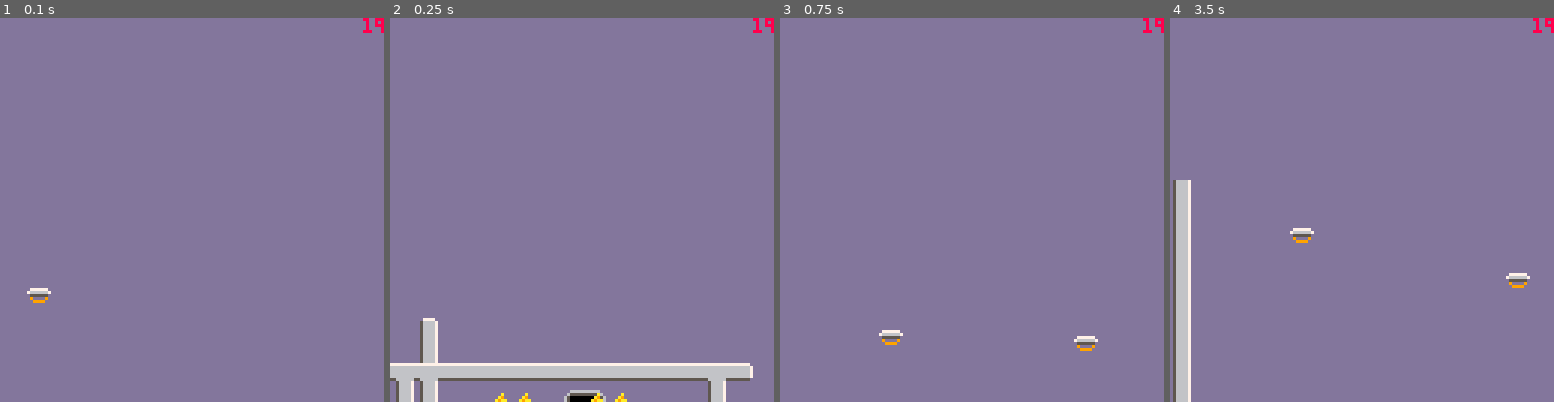
Above: before the commit, frames 1-4 (left to right).
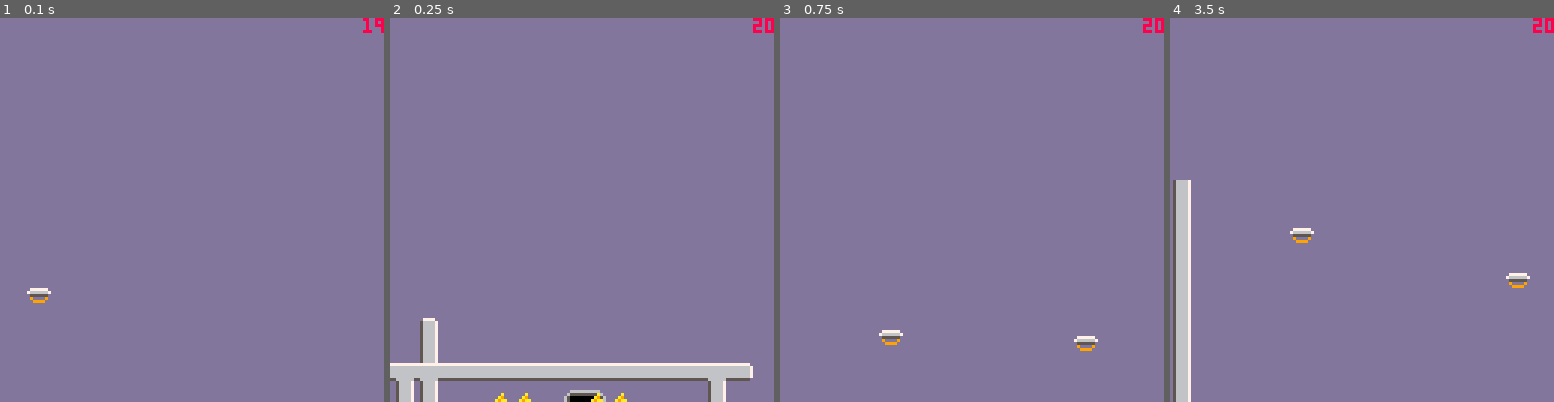
Above: after the commit, the same moments.

Repository: jgradim/gameoff-2020
Game: PICO-8 cartridge moonshot.p8
Two runs of this game, one before a commit and one after it. Both use one fixed random seed, a clock stepped at 60 frames per second and the inputs below.
Inputs:
- Up to frame 1 (0.1 s): no input
- Up to frame 2 (0.25 s): no input
- Up to frame 3 (0.75 s): tap X (X key) at 0.33 s; tap O (Z key) at 0.7 s
- Up to frame 4 (3.5 s): tap X (X key) at 1.07, 1.85, 2.97 s; hold Right 1.6-2.1 s; tap O (Z key) every 0.4 s from 1.7 to 3.3 s; hold Up 2.15-2.42 s; hold Right 2.47-3.03 s; hold Left from 3.08 s (still down)

Frame 1 is identical in both runs. In frame 2, less than 0.1% of the frame differs, in the area x 94-100%, y 0-4%; in frame 3, less than 0.1%; in frame 4, less than 0.1%.

Commit message:
Extract flag_on_xy

Diff:
--- a/moonshot.p8
+++ b/moonshot.p8
@@ -388,7 +388,7 @@
  local y2=hb.y+hb.h-1
  for x in all({x1,x2}) do
   for y in all({y1,y2}) do
-   if fget(mget(x/8,y/8),flag) then
+   if flag_on_xy(x,y,flag) then
     add(collisions,{
      x=x\8*8,
      y=y\8*8,
@@ -403,6 +403,10 @@
  end
 
  return collisions
+end
+
+function flag_on_xy(x,y,flag)
+ return fget(mget(x/8,y/8),flag)
 end
 
 --blocks p from intersecting cl
